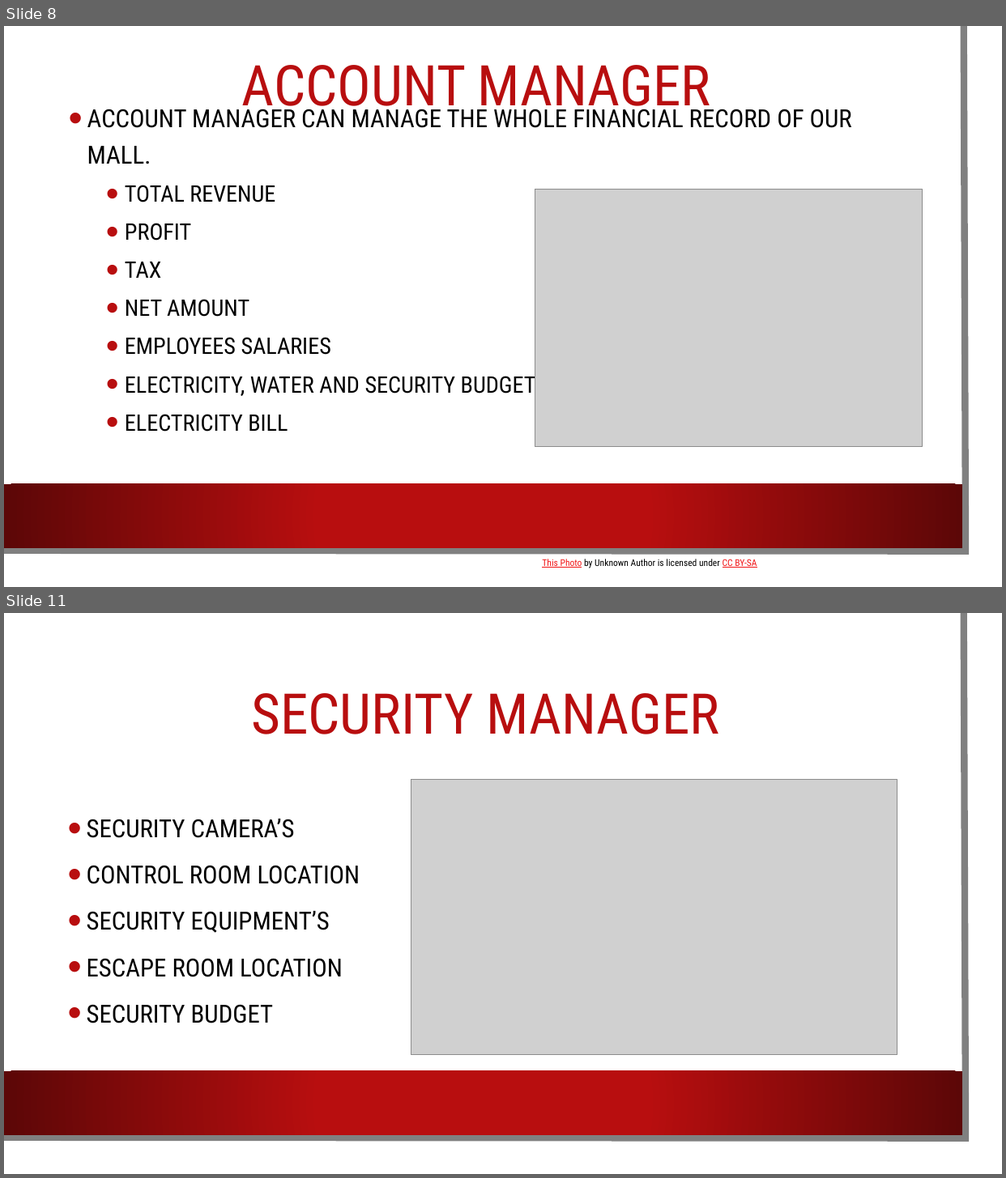
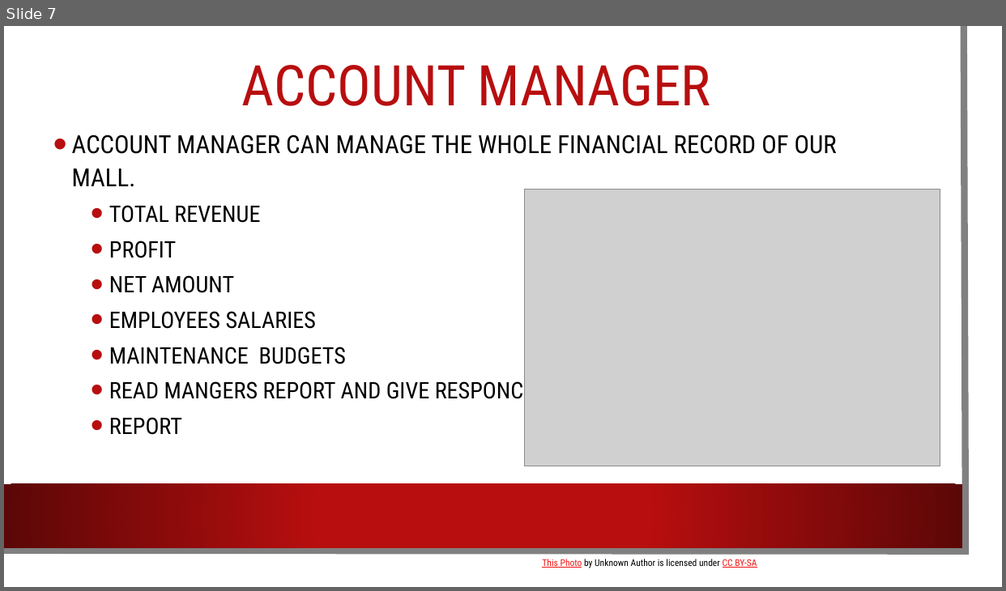
Before and after one commit to SyedKifayat1/OppFinalProject, a slide deck: Opp Project.pptx. Shown one above the other, each under a label of ours: slides 8 and 11 before the commit, slide 7 after it; the slides between them are not shown. The pictures are 1006x1178 and 1006x591 pixels, drawn with LibreOffice and Linux fonts; fonts in the diff are those of the drawing; grey boxes stand for pictures; background and template pictures are left out. Boxes give left, top, right and bottom in pixels: in the first picture for what was removed or moved away, otherwise in the second. Text is boxed around its words. In the diff, an @@ line names an element or a change of style, - is before the commit and + after.

```diff
--- a/Opp Project.pptx
+++ b/Opp Project.pptx
@@ slide 11 removed at bbox=[4, 613, 1002, 1174], background picture (left out); not listed: 3 template elements that a slide beside it also shows @@
@@ title removed at bbox=[251, 693, 719, 735] @@
-SECURITY MANAGER
@@ picture removed at bbox=[411, 779, 897, 1054] @@
@@ text removed at bbox=[87, 819, 360, 1024] @@
-• SECURITY CAMERA’S
-• CONTROL ROOM LOCATION
-• SECURITY EQUIPMENT’S
-• ESCAPE ROOM LOCATION
-• SECURITY BUDGET
@@ what was slide 8 is now slide 7 @@
@@ slide 7 changed as well @@
@@ text "ACCOUNT MANAGER CAN MANAGE THE ...": place and size @@
-text "ACCOUNT MANAGER CAN MANAGE THE ..." at bbox=[87, 105, 852, 432]
+text "ACCOUNT MANAGER CAN MANAGE THE ..." at bbox=[72, 135, 837, 435]
@@ text at bbox=[72, 135, 837, 329]: line spacing 1.2 to 1.1 @@
@@ picture: place and size @@
-picture at bbox=[535, 189, 922, 447]
+picture at bbox=[524, 189, 940, 466]
@@ text at bbox=[125, 262, 161, 278]: paragraph removed @@
-  • TAX
@@ text at bbox=[109, 347, 535, 435]: text changed @@
-  • ELECTRICITY, WATER AND SECURITY BUDGETS
-  • ELECTRICITY BILL
+  • MAINTENANCE BUDGETS
+  • READ MANGERS REPORT AND GIVE RESPONCE
+  • REPORT
```
Also in this commit, not shown: 8 other slides changed, 4 slides added, 4 other slides removed, 45 other files.
